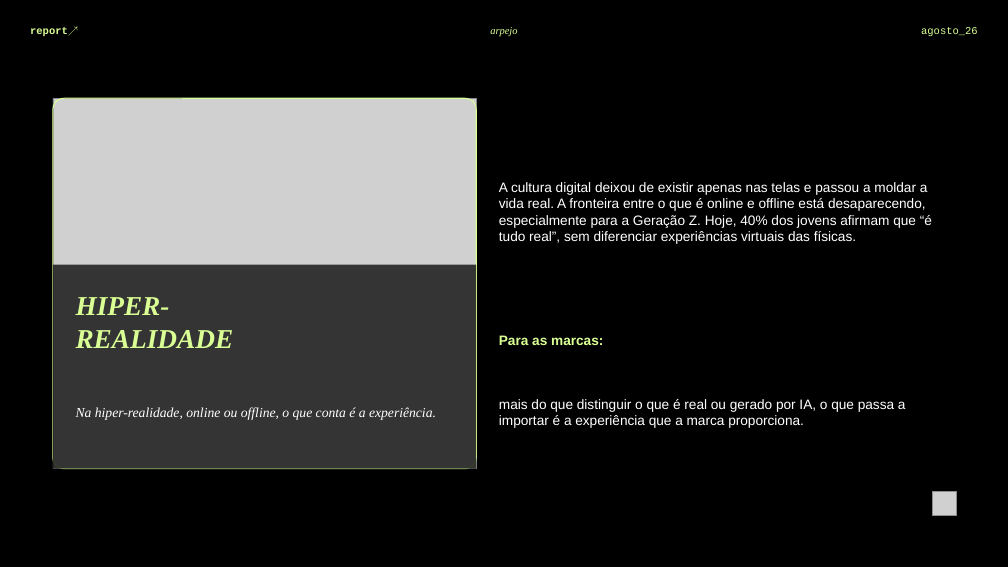
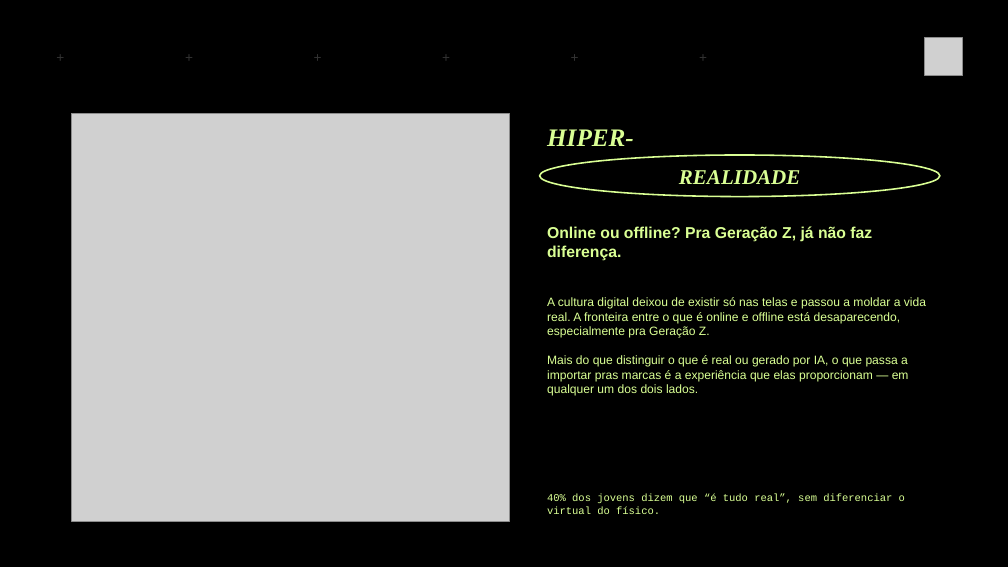
Before and after one commit to BiancaSchwanke/data-manipulation-exercises, a slide deck: slide 4 of entregas-agosto26/apresentacao-prospeccao-agosto26.pptx. Drawn at 1008x567 pixels with LibreOffice and Linux fonts; fonts in the diff are those of the drawing; grey boxes stand for pictures. Boxes give left, top, right and bottom in pixels: in the first picture for what was removed or moved away, otherwise in the second. Text is boxed around its words. In the diff, an @@ line names an element or a change of style, - is before the commit and + after.

```diff
--- a/entregas-agosto26/apresentacao-prospeccao-agosto26.pptx
+++ b/entregas-agosto26/apresentacao-prospeccao-agosto26.pptx
@@ text removed at (x1=30, y1=27, x2=78, y2=36) @@
-report↗
@@ text removed at (x1=490, y1=27, x2=517, y2=37) @@
-arpejo
@@ text removed at (x1=921, y1=27, x2=978, y2=36) @@
-agosto_26
@@ text added at (x1=49, y1=45, x2=72, y2=68), 13 pt, text #333333 @@
++
@@ text added at (x1=178, y1=45, x2=200, y2=68), 13 pt, text #333333 @@
++
@@ text added at (x1=306, y1=45, x2=329, y2=68), 13 pt, text #333333 @@
++
@@ text added at (x1=435, y1=45, x2=457, y2=68), 13 pt, text #333333 @@
++
@@ text added at (x1=563, y1=45, x2=586, y2=68), 13 pt, text #333333 @@
++
@@ text added at (x1=692, y1=45, x2=715, y2=68), 13 pt, text #333333 @@
++
@@ picture added at (x1=925, y1=38, x2=963, y2=76) @@
@@ rounded rectangle added at (x1=45, y1=91, x2=963, y2=544), fill #000000 @@
@@ rounded rectangle removed at (x1=53, y1=98, x2=476, y2=469) @@
@@ picture resized from (x1=53, y1=98, x2=476, y2=469) to (x1=72, y1=113, x2=510, y2=522) @@
@@ text "HIPER-" moved from (x1=76, y1=297, x2=234, y2=348) to (x1=547, y1=129, x2=634, y2=146) @@
@@ text "HIPER-" at (x1=547, y1=129, x2=634, y2=146): size 26 to 24 pt @@
@@ ellipse added at (x1=540, y1=155, x2=941, y2=197), outline #DAFF94 1.5 pt @@
@@ text added at (x1=679, y1=170, x2=800, y2=184), 20 pt, text #DAFF94, bold, italic @@
+REALIDADE
@@ text removed at (x1=499, y1=182, x2=932, y2=244) @@
-A cultura digital deixou de existir apenas nas telas e passou a moldar a vida real. A fronteira entre o que é online e offline está desaparecendo, especialmente para a Geração Z. Hoje, 40% dos jovens afirmam que “é tudo real”, sem diferenciar experiências virtuais das físicas.
@@ text added at (x1=547, y1=226, x2=872, y2=261), 15 pt, text #DAFF94, bold @@
+Online ou offline? Pra Geração Z, já não faz diferença.
@@ rectangle removed at (x1=53, y1=265, x2=476, y2=469) @@
@@ text at (x1=547, y1=297, x2=926, y2=396): text changed; size 13 to 11.5 pt; text colour #FFFFFF to #DAFF94 @@
-mais do que distinguir o que é real ou gerado por IA, o que passa a importar é a experiência que a marca proporciona.
+A cultura digital deixou de existir só nas telas e passou a moldar a vida real. A fronteira entre o que é online e offline está desaparecendo, especialmente pra Geração Z.
+Mais do que distinguir o que é real ou gerado por IA, o que passa a importar pras marcas é a experiência que elas proporcionam — em qualquer um dos dois lados.
@@ text "A cultura digital deixou de ..." at (x1=547, y1=297, x2=926, y2=396): vertical alignment middle to top @@
@@ text at (x1=76, y1=330, x2=234, y2=348): paragraph removed @@
-REALIDADE
@@ text removed at (x1=499, y1=335, x2=603, y2=345) @@
-Para as marcas:
@@ text removed at (x1=76, y1=407, x2=436, y2=420) @@
-Na hiper-realidade, online ou offline, o que conta é a experiência.
@@ text added at (x1=547, y1=494, x2=905, y2=514), 10 pt, text #DAFF94 @@
+40% dos jovens dizem que “é tudo real”, sem diferenciar o virtual do físico.
@@ picture removed at (x1=932, y1=492, x2=957, y2=516) @@
```
Also in this commit, not shown: 6 other slides changed, 4 slides added, 3 slides removed, 2 other files.
